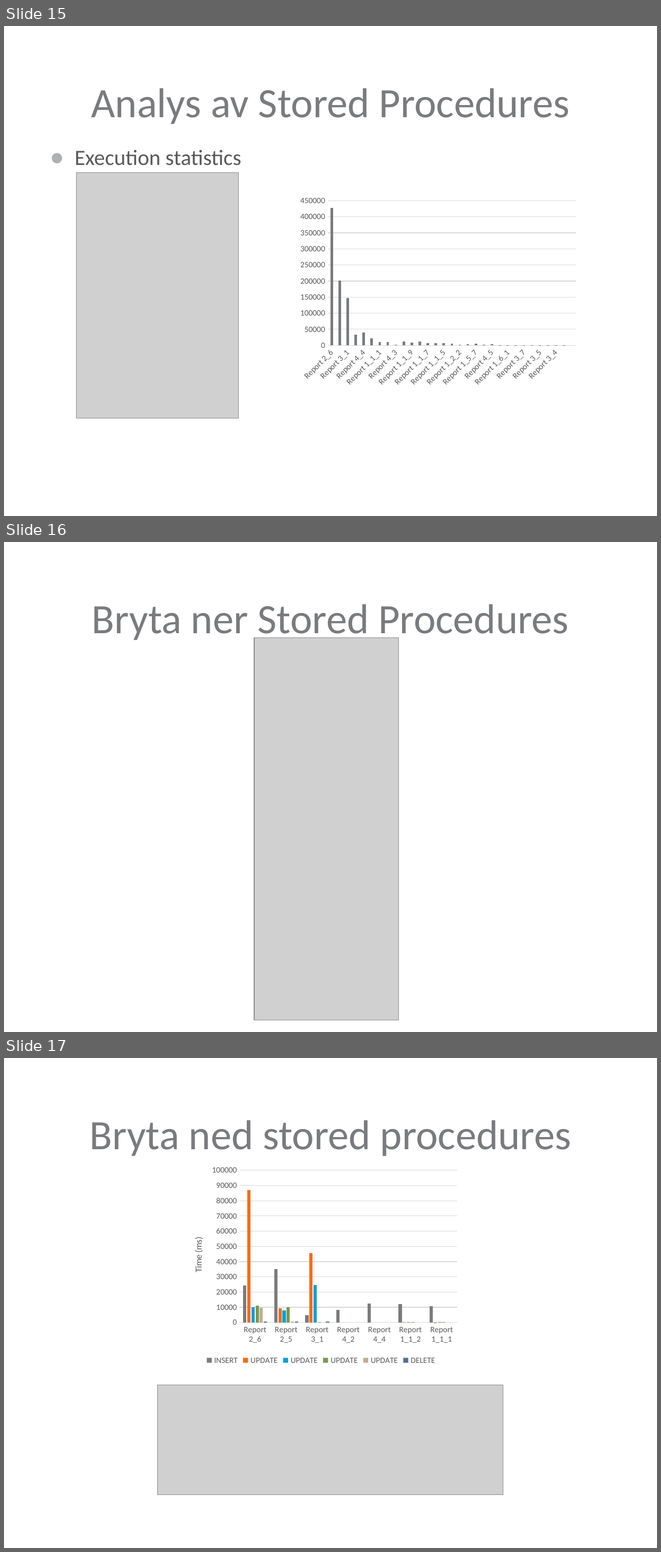
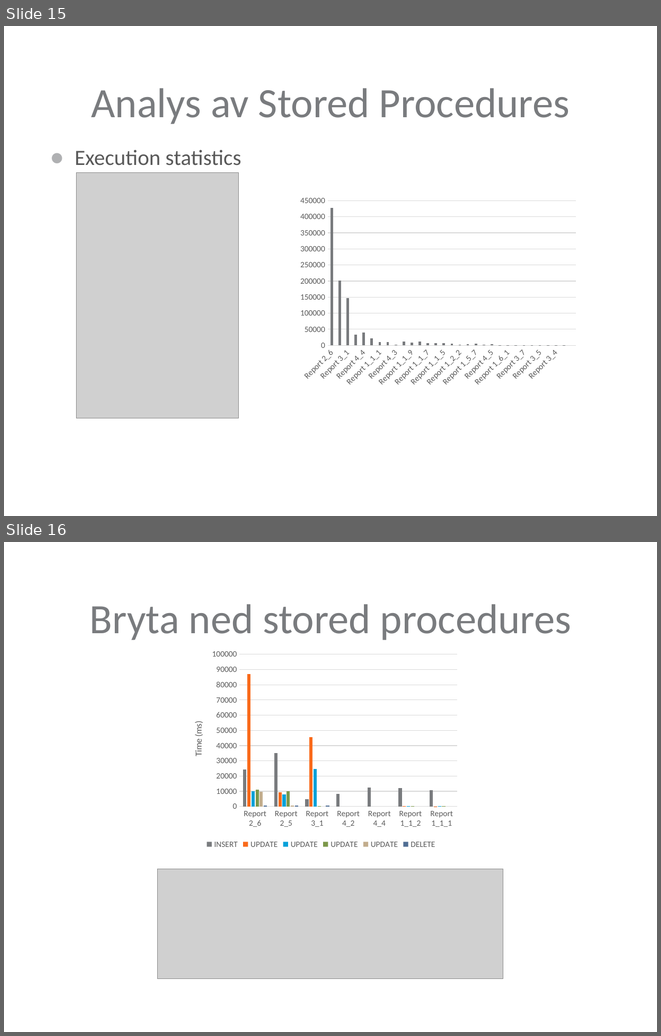
Before and after one commit to Maxenboy/Master-Thesis, a slide deck: Presentation/PresentationLTH.pptx. Shown one above the other, each under a label of ours: slides 15, 16 and 17 before the commit, slides 15 and 16 after it. The pictures are 661x1552 and 661x1036 pixels, drawn with LibreOffice and Linux fonts; fonts in the diff are those of the drawing; grey boxes stand for pictures; background and template pictures are left out. Boxes give left, top, right and bottom in pixels: in the first picture for what was removed or moved away, otherwise in the second. Text is boxed around its words. In the diff, an @@ line names an element or a change of style, - is before the commit and + after.

```diff
--- a/Presentation/PresentationLTH.pptx
+++ b/Presentation/PresentationLTH.pptx
@@ slide 16 removed at box(4, 542, 657, 1032), background picture (left out) @@
@@ title removed at box(92, 604, 568, 643) @@
-Bryta ner Stored Procedures
@@ picture removed at box(254, 637, 398, 1020) @@
@@ what was slide 17 is now slide 16 @@
```
Also in this commit, not shown: 3 slides changed, 1 other file.
